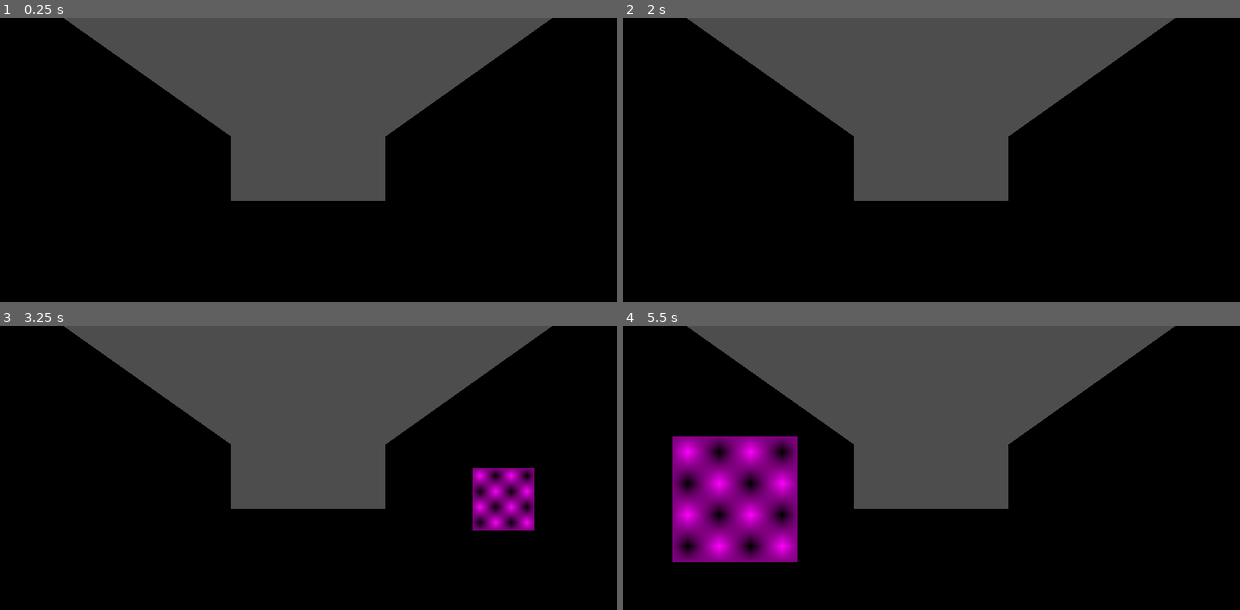
Above: before the commit, frames 1-4 (two rows, left to right).
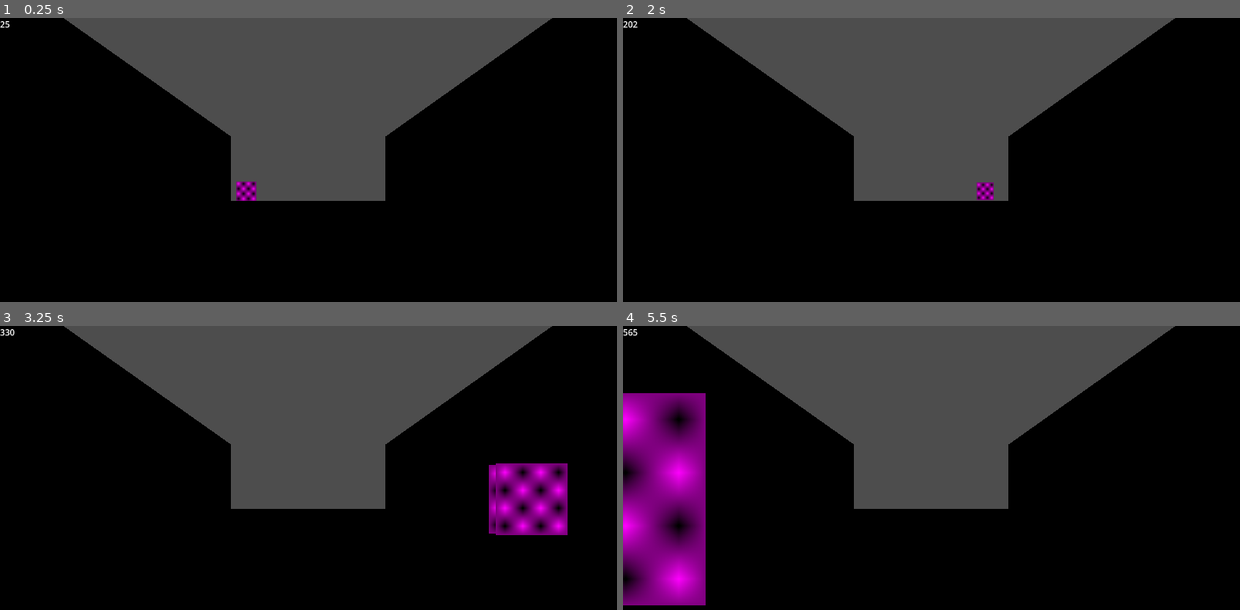
Above: after the commit, the same moments.

Repository: DogeMastr/POV-22
Game: Godot game, scene res://Scenes/Main_level.tscn
Two runs of this game, one before a commit and one after it. Both use one fixed random seed, a clock stepped at 60 frames per second and the inputs below. This scene is started directly instead of the project's main scene.
Inputs (mouse positions are in pixels of both pictures, inside the frame that each line leads up to):
- Up to frame 1 (0.25 s): no input
- Up to frame 2 (2 s): move the mouse to (1067, 174) at 0.52 s; click (1067, 174) at 0.6 s; move the mouse to (808, 208) at 1.27 s; right-click (808, 208) at 1.35 s
- Up to frame 3 (3.25 s): move the mouse to (370, 422) at 2.02 s; click (370, 422) at 2.1 s; move the mouse to (277, 567) at 2.77 s; right-click (277, 567) at 2.85 s
- Up to frame 4 (5.5 s): move the mouse to (1116, 550) at 3.52 s; click (1116, 550) at 3.6 s; move the mouse to (746, 448) at 4.27 s; right-click (746, 448) at 4.35 s; move the mouse to (962, 499) at 5.02 s; click (962, 499) at 5.1 s

The runs differ from the first frame. In frame 1, 0.2% of the frame differs, in the area x 0-42%, y 1-65%; in frame 2, 0.2%; in frame 3, 3.3%; in frame 4, 16%, in the area x 0-29%, y 1-99%.

Commit message:
Put in poles and a score meter

Diff:
--- a/Scenes/Main_level.tscn
+++ b/Scenes/Main_level.tscn
@@ -1,6 +1,7 @@
-[gd_scene load_steps=5 format=3 uid="uid://cnoe42obwtl5b"]
+[gd_scene load_steps=6 format=3 uid="uid://cnoe42obwtl5b"]
 
 [ext_resource type="Script" uid="uid://b1kj8237jrpvq" path="res://Scripts/main_level.gd" id="1_hyj3q"]
+[ext_resource type="Script" uid="uid://037us86n1wnp" path="res://Scripts/temp_score.gd" id="2_y7i0d"]
 
 [sub_resource type="PlaneMesh" id="PlaneMesh_cwhc2"]
 size = Vector2(5.88, 8)
@@ -41,3 +42,10 @@
 
 [node name="Spawn_Point_4" type="Node3D" parent="Spawn_Points"]
 transform = Transform3D(1, 0, 0, 0, 1, 0, 0, 0, 1, 2, 0, -8.4)
+
+[node name="CanvasLayer" type="CanvasLayer" parent="."]
+
+[node name="Score" type="Label" parent="CanvasLayer"]
+offset_right = 190.0
+offset_bottom = 91.0
+script = ExtResource("2_y7i0d")
--- a/Scripts/main_level.gd
+++ b/Scripts/main_level.gd
@@ -2,17 +2,51 @@
 
 @onready var temp_obstacle = preload("res://Scenes/Obstacles/temp_obstacle.tscn")
 @onready var spawn_points = $Spawn_Points.get_children()
+@onready var score_label = $CanvasLayer/Score
 
 @export var cooldown = 2
 var cooldown_max
 
+@export var starting_speed = 5
+var speed_for_obstacle
+var score = 0
+
+var pole_on_left = true
+@export var pole_check = 2
+var pole_max
+
 func _ready() -> void:
 	cooldown_max = cooldown
+	pole_max = pole_check
 
 func _process(delta):
+	cooldown -= 1 * delta
+	score += 1 * delta * (1 + score/100)
+	score_label.score_to_display = int(round(score * 100))
+	speed_for_obstacle = -starting_speed * (1 + score/100)
+	cooldown_max = clamp(cooldown_max - (score/1000 * delta), .5, cooldown_max)
+
 	if cooldown < 0:
 		cooldown = cooldown_max
 		var obstacle_instance = temp_obstacle.instantiate()
 		add_child(obstacle_instance)
 		obstacle_instance.global_position = spawn_points[randi_range(0,3)].global_position
-	cooldown -= 1 * delta
+		obstacle_instance.speed = speed_for_obstacle
+
+	pole_check += 1 * delta * (1 + score/100)
+
+	if (pole_check >= pole_max):
+		if pole_on_left:
+			var obstacle_instance = temp_obstacle.instantiate()
+			add_child(obstacle_instance)
+			obstacle_instance.global_position = spawn_points[0].global_position
+			obstacle_instance.speed = speed_for_obstacle
+			pole_on_left = not pole_on_left
+
+		else:
+			var obstacle_instance = temp_obstacle.instantiate()
+			add_child(obstacle_instance)
+			obstacle_instance.global_position = spawn_points[3].global_position
+			obstacle_instance.speed = speed_for_obstacle
+			pole_on_left = not pole_on_left
+		pole_check = 0
--- /dev/null
+++ b/Scripts/temp_score.gd
@@ -0,0 +1,6 @@
+extends Label
+
+var score_to_display = 1
+
+func _process(delta: float) -> void:
+	text = str(score_to_display)
Not shown, added: Scripts/temp_score.gd.uid
